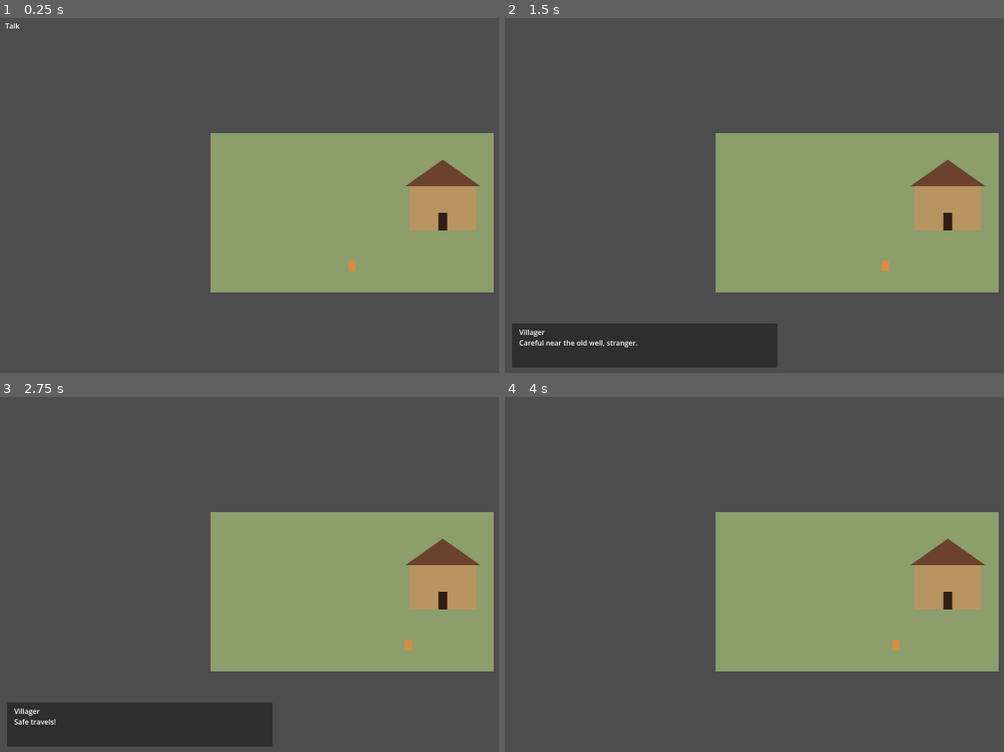
Above: before the commit, frames 1-4 (two rows, left to right).
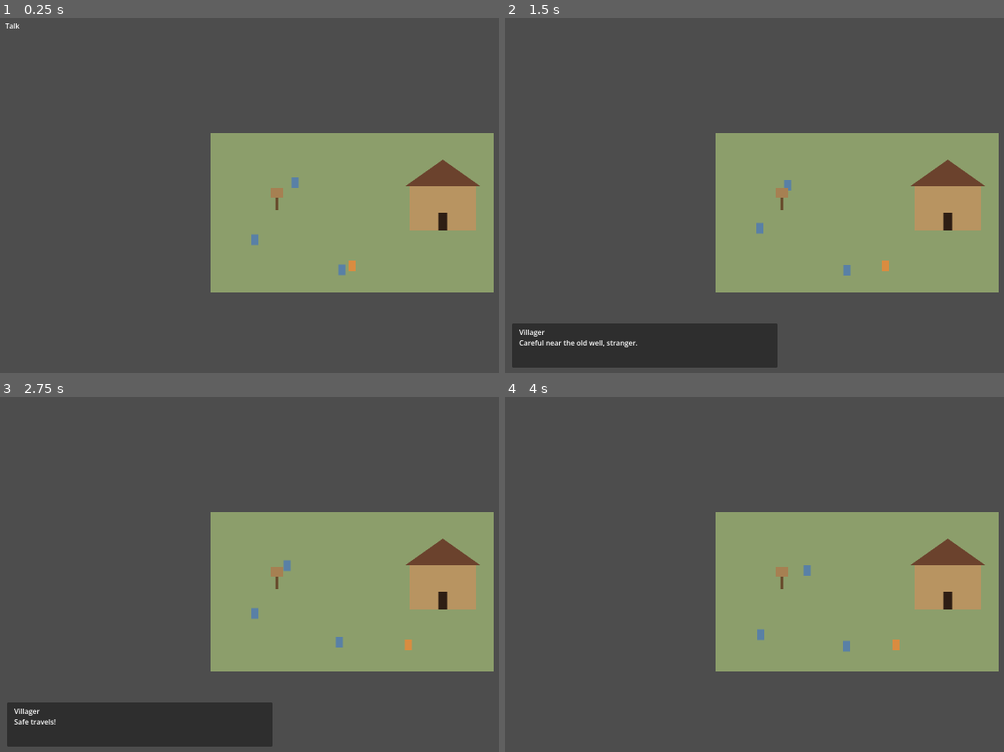
Above: after the commit, the same moments.

Repository: djkipyaboy/bunnies
Game: Godot game, scene res://world/town_demo.tscn
Two runs of this game, one before a commit and one after it. Both use one fixed random seed, a clock stepped at 60 frames per second and the inputs below. This scene is started directly instead of the project's main scene.
Inputs (mouse positions are in pixels of both pictures, inside the frame that each line leads up to):
- Up to frame 1 (0.25 s): no input
- Up to frame 2 (1.5 s): move the mouse to (outside the picture) at 0.52 s; hold D (move_right) 0.53-1.25 s; hold E (interact) 0.53-1.25 s; click (outside the picture) at 0.67 s; tap Enter at 1.25 s; drag from (714, 231) to (849, 270) at 1.27 s
- Up to frame 3 (2.75 s): move the mouse to (424, 503) at 2.02 s; hold D (move_right) from 2.03 s (still down); hold E (interact) from 2.03 s (still down)
- Up to frame 4 (4 s): release D (move_right) at 2.75 s; release E (interact) at 2.75 s; drag from (819, 670) to (779, 578) at 2.77 s; move the mouse to (outside the picture) at 3.52 s; hold A (move_left) from 3.53 s (still down); hold E (interact) from 3.53 s (still down)

The runs differ from the first frame. In frame 1, 0.2% of the frame differs, in the area x 50-70%, y 44-73%; in frame 2, 0.2%; in frame 3, 0.2%; in frame 4, 0.2%.

Commit message:
fix(town-demo): address first human playtest findings
- Villager (and the Shopkeeper instance) had no visual or collision shape at
  all — town_demo.gd only ever gave one to the PC. Both NPCs read as
  invisible despite dialogue firing correctly. Added a capsule collider +
  ColorRect visual to Villager._ready(), matching the PC's pattern.
- Shop door interact point was hand-positioned at (515, 120), well off the
  drawn door rectangle (whose actual center is (525, 200)) — the prompt
  triggered near the roof instead of the doorway. Corrected the coordinate.
- Nothing in the scene had physical collision — camera limits only clamp
  the view, not the body — so the PC could walk off the plaza and straight
  through the shop's walls. Added boundary walls around both the exterior
  and interior bounds, plus a solid collider matching the shop building's
  footprint (entry stays via the Door's proximity interact, not by walking
  through it).
- AdventuringBoard had no visual either; gave it a small signpost (post +
  board face).
- Added a dim-by-default/bright-when-in-range exit arrow inside the shop,
  via a new Interactable.set_highlighted() no-op hook (Door opts in via an
  optional highlight_visual) so town_demo.gd's nearest-interactable tracking
  can drive it generically.

Re-ran the affected headless suites after each change (door_transition,
town_demo_smoke, villager_wander, interactable, interact_prompt,
adventuring_board, adventuring_board_panel) — all green, zero FAIL lines.

Roof-vs-PC render order (y-sort) intentionally left alone — same
already-documented gap as the PC being a sibling of Exterior/Interior
rather than a sorted child; needs the real reparent+y-sort fix, not a
one-off tweak here.

Co-Authored-By: Claude Sonnet 5 <noreply@anthropic.com>

Diff:
--- a/world/adventuring_board.gd
+++ b/world/adventuring_board.gd
@@ -12,5 +12,17 @@
 func _init() -> void:
 	prompt_text = "Check the board"
 
+	var post := ColorRect.new()
+	post.color = Color(0.4, 0.28, 0.16)
+	post.position = Vector2(-3, -6)
+	post.size = Vector2(6, 30)
+	add_child(post)
+
+	var board_face := ColorRect.new()
+	board_face.color = Color(0.65, 0.5, 0.32)
+	board_face.position = Vector2(-14, -26)
+	board_face.size = Vector2(28, 22)
+	add_child(board_face)
+
 func interact() -> void:
 	board_opened.emit(entries)
--- a/world/door.gd
+++ b/world/door.gd
@@ -13,8 +13,18 @@
 @export var target_camera_limits: Rect2 = Rect2()
 @export var pc: Node2D
 
+## Optional exit/entry indicator (e.g. the interior exit arrow) — dims by default, brightens
+## when the PC is in interact range. Left null for doors with no such visual (the shop's
+## exterior entry already reads clearly via the facade's drawn door rectangle).
+@export var highlight_visual: CanvasItem
+
 func _init() -> void:
 	prompt_text = "Open"
+
+func set_highlighted(active: bool) -> void:
+	if highlight_visual == null:
+		return
+	highlight_visual.modulate.a = 1.0 if active else 0.2
 
 ## Flips visibility/processing between the two areas. Pure/static so it's unit-testable
 ## without a live scene tree.
--- a/world/interactable.gd
+++ b/world/interactable.gd
@@ -34,6 +34,12 @@
 func interact() -> void:
 	interacted.emit()
 
+## Called by callers that track "nearest interactable" (town_demo.gd's _process) so the
+## world can visually indicate what's currently in interact range. No-op by default —
+## override where a subclass has a visual to react (e.g. Door's exit-arrow indicator).
+func set_highlighted(_active: bool) -> void:
+	pass
+
 ## Returns whichever candidate is closest to from_position, or null if candidates is
 ## empty. Pure/static so it's unit-testable without a live physics query.
 static func nearest(candidates: Array[Interactable], from_position: Vector2) -> Interactable:
--- a/world/town_demo.gd
+++ b/world/town_demo.gd
@@ -8,6 +8,8 @@
 
 const EXTERIOR_BOUNDS := Rect2(0, 0, 640, 360)
 const INTERIOR_BOUNDS := Rect2(0, 0, 320, 240)
+const SHOP_BODY_RECT := Rect2(450, 120, 150, 100)
+const WALL_THICKNESS: float = 16.0
 
 var _exterior: Node2D
 var _interior: Node2D
@@ -17,6 +19,7 @@
 var _board_panel: AdventuringBoardPanel
 var _interact_prompt: InteractPrompt
 var _shop_entry_marker: Marker2D
+var _highlighted_target: Interactable
 
 func _ready() -> void:
 	_build_exterior()
@@ -61,6 +64,9 @@
 	board.board_opened.connect(_on_board_opened)
 	_exterior.add_child(board)
 
+	_add_boundary_walls(_exterior, EXTERIOR_BOUNDS)
+	_add_solid_collider(_exterior, SHOP_BODY_RECT)
+
 func _build_shop_facade() -> Node2D:
 	var facade := Node2D.new()
 	facade.name = "ShopFacade"
@@ -108,6 +114,43 @@
 	_shop_entry_marker.name = "EntryMarker"
 	_shop_entry_marker.position = Vector2(160, 180)
 	_interior.add_child(_shop_entry_marker)
+
+	_add_boundary_walls(_interior, INTERIOR_BOUNDS)
+
+## Frames `bounds` with four thin StaticBody2D wall segments so the PC (and wandering
+## Villagers) can't walk off the edge of the plaza/shop floor. Segments sit flush against
+## the outside of `bounds`, extended past the corners so they don't leave diagonal gaps.
+func _add_boundary_walls(parent: Node2D, bounds: Rect2) -> void:
+	var center: Vector2 = bounds.get_center()
+	var extended_width: float = bounds.size.x + WALL_THICKNESS * 2.0
+	var extended_height: float = bounds.size.y + WALL_THICKNESS * 2.0
+	_add_wall(parent, Vector2(bounds.position.x - WALL_THICKNESS / 2.0, center.y), Vector2(WALL_THICKNESS, extended_height))
+	_add_wall(parent, Vector2(bounds.end.x + WALL_THICKNESS / 2.0, center.y), Vector2(WALL_THICKNESS, extended_height))
+	_add_wall(parent, Vector2(center.x, bounds.position.y - WALL_THICKNESS / 2.0), Vector2(extended_width, WALL_THICKNESS))
+	_add_wall(parent, Vector2(center.x, bounds.end.y + WALL_THICKNESS / 2.0), Vector2(extended_width, WALL_THICKNESS))
+
+func _add_wall(parent: Node2D, center: Vector2, size: Vector2) -> void:
+	var wall := StaticBody2D.new()
+	var shape := CollisionShape2D.new()
+	var rectangle := RectangleShape2D.new()
+	rectangle.size = size
+	shape.shape = rectangle
+	wall.add_child(shape)
+	wall.position = center
+	parent.add_child(wall)
+
+## A solid, walk-blocking StaticBody2D matching `rect` — used for the shop building's
+## footprint so the PC can't walk onto/through it (entry is via the Door's proximity
+## interact, not by physically walking through the wall).
+func _add_solid_collider(parent: Node2D, rect: Rect2) -> void:
+	var body := StaticBody2D.new()
+	var shape := CollisionShape2D.new()
+	var rectangle := RectangleShape2D.new()
+	rectangle.size = rect.size
+	shape.shape = rectangle
+	shape.position = rect.get_center()
+	body.add_child(shape)
+	parent.add_child(body)
 
 func _build_pc() -> void:
 	_pc = PCController.new()
@@ -161,7 +204,7 @@
 func _wire_doors() -> void:
 	var shop_door := Door.new()
 	shop_door.name = "ShopDoor"
-	shop_door.global_position = Vector2(515, 120)
+	shop_door.global_position = Vector2(525, 200)
 	shop_door.current_area = _exterior
 	shop_door.target_area = _interior
 	shop_door.entry_marker = _shop_entry_marker
@@ -185,6 +228,17 @@
 	exit_door.target_camera_limits = EXTERIOR_BOUNDS
 	exit_door.pc = _pc
 	_interior.add_child(exit_door)
+
+	var exit_arrow := Polygon2D.new()
+	exit_arrow.name = "ExitArrow"
+	exit_arrow.color = Color(1.0, 0.95, 0.4)
+	exit_arrow.modulate.a = 0.2
+	exit_arrow.polygon = PackedVector2Array([
+		Vector2(-4, -15), Vector2(4, -15), Vector2(4, 5),
+		Vector2(10, 5), Vector2(0, 20), Vector2(-10, 5), Vector2(-4, 5),
+	])
+	exit_door.add_child(exit_arrow)
+	exit_door.highlight_visual = exit_arrow
 
 func _make_dialogue(line_text: String, speaker_name: String = "Villager") -> DialogueSet:
 	var greeting := DialogueLine.new()
@@ -222,12 +276,23 @@
 func _process(_delta: float) -> void:
 	if _dialogue_box.is_open():
 		_interact_prompt.hide_prompt()
+		_set_highlighted_target(null)
 		return
 	var target: Interactable = _pc.nearest_interactable()
 	if target != null:
 		_interact_prompt.show_prompt(target.prompt_text)
 	else:
 		_interact_prompt.hide_prompt()
+	_set_highlighted_target(target)
+
+func _set_highlighted_target(target: Interactable) -> void:
+	if target == _highlighted_target:
+		return
+	if _highlighted_target != null:
+		_highlighted_target.set_highlighted(false)
+	if target != null:
+		target.set_highlighted(true)
+	_highlighted_target = target
 
 func _unhandled_input(event: InputEvent) -> void:
 	if not event.is_action_pressed("interact"):
--- a/world/villager.gd
+++ b/world/villager.gd
@@ -29,6 +29,19 @@
 	_home_position = global_position
 	_wander_target = global_position
 
+	var body_shape := CollisionShape2D.new()
+	var capsule := CapsuleShape2D.new()
+	capsule.radius = 8.0
+	capsule.height = 20.0
+	body_shape.shape = capsule
+	add_child(body_shape)
+
+	var visual := ColorRect.new()
+	visual.color = Color(0.35, 0.5, 0.65)
+	visual.position = Vector2(-8, -12)
+	visual.size = Vector2(16, 24)
+	add_child(visual)
+
 	var interaction_zone := Interactable.new()
 	interaction_zone.name = "InteractionZone"
 	interaction_zone.prompt_text = "Talk"
